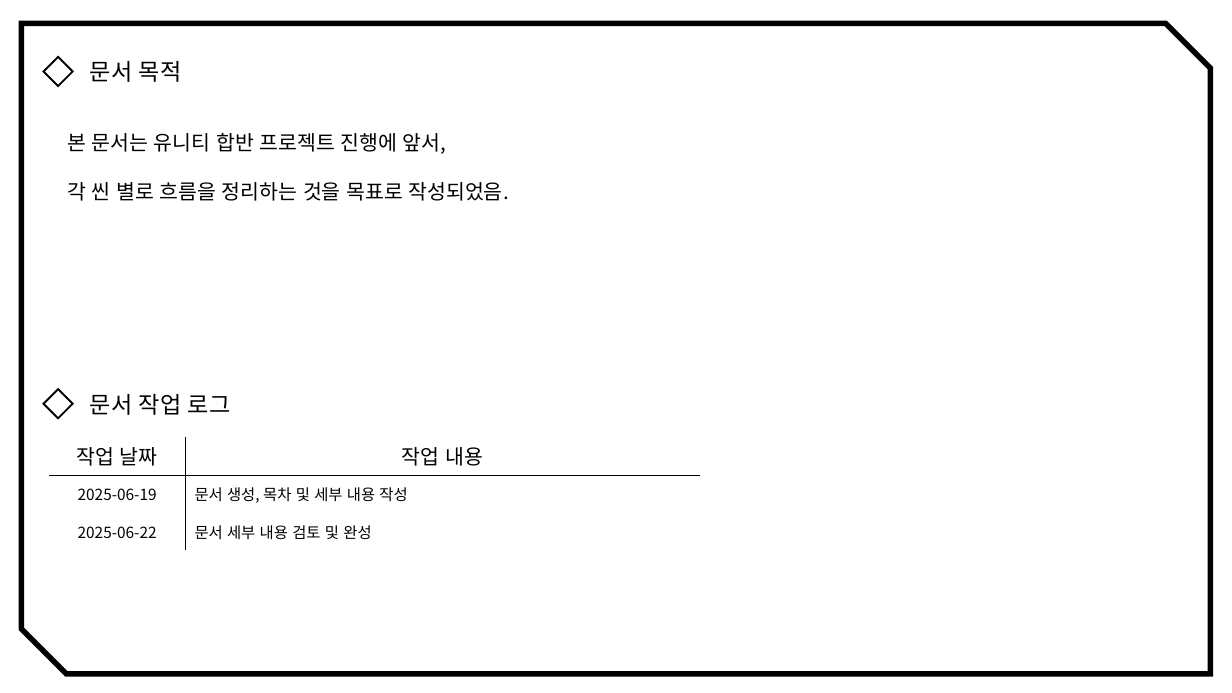
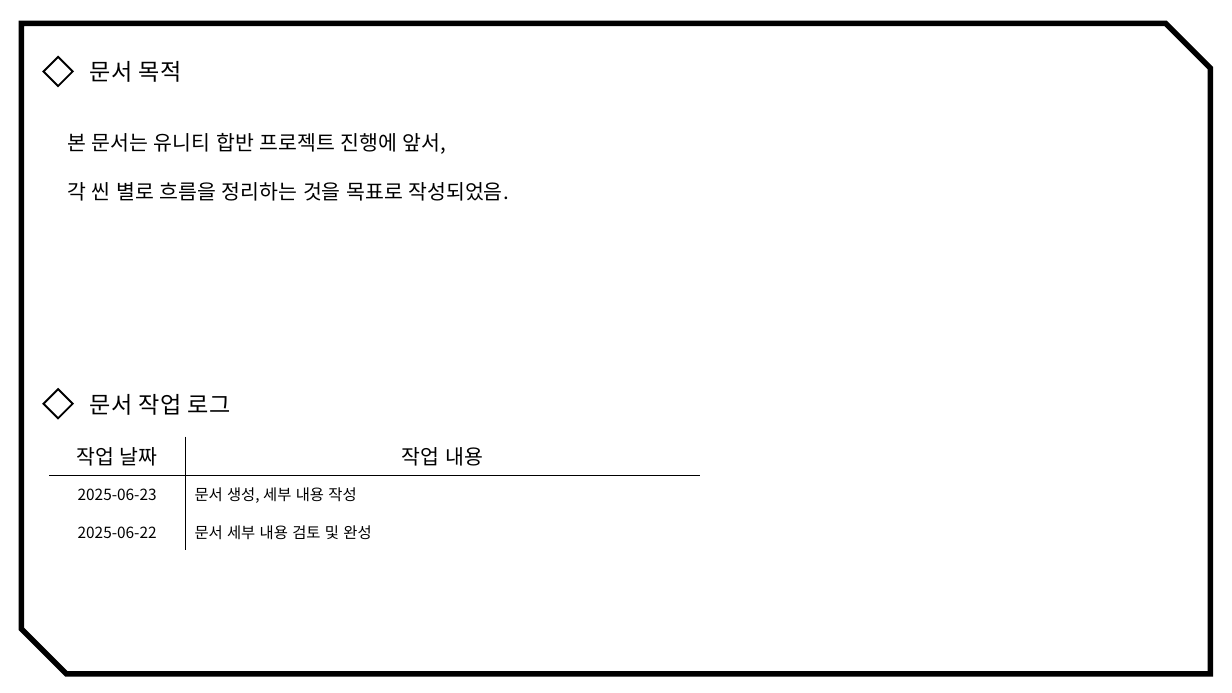
Before and after one commit to ikarijaeyoung/Project_SkyPower, a slide deck: slide 3 of Project_Design/한세웅/5조_SkyPower_씬별흐름도.pptx. Drawn at 1232x693 pixels with LibreOffice and Linux fonts; fonts in the diff are those of the drawing. Boxes give left, top, right and bottom in pixels: in the first picture for what was removed or moved away, otherwise in the second. Text is boxed around its words. In the diff, an @@ line names an element or a change of style, - is before the commit and + after.

Commit message:
[Docs] Scene Flow Update
씬 별 흐름도 문서 업데이트

```diff
--- a/Project_Design/한세웅/5조_SkyPower_씬별흐름도.pptx
+++ b/Project_Design/한세웅/5조_SkyPower_씬별흐름도.pptx
@@ table at (x1=49, y1=437, x2=700, y2=550) @@
-row 2, column 1: 2025-06-19
+row 2, column 1: 2025-06-23
-row 2, column 2: 문서 생성, 목차 및 세부 내용 작성
+row 2, column 2: 문서 생성, 세부 내용 작성
```
Also in this commit, not shown: 10 slides added, 1 slide removed.
